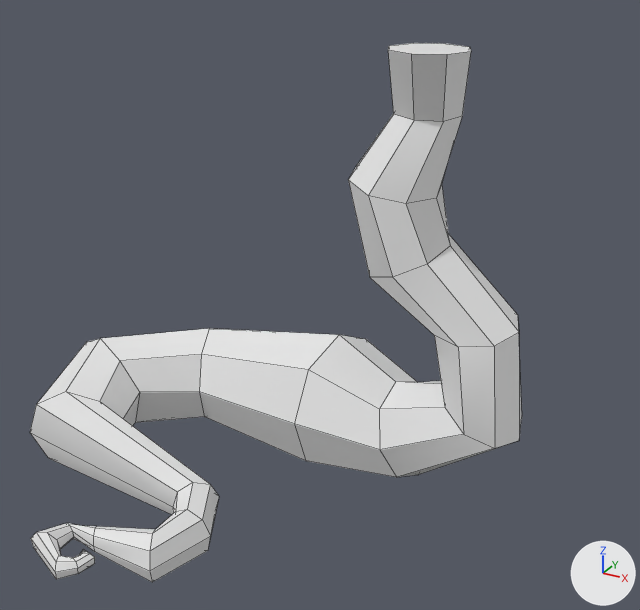
The Blender file _Art/Environment/WURZEL1.blend as it was, and as the next commit left it.
The view is the same before and after, from a 50 mm lens placed at (10.12, -16.73, 14.45), pointed at (0.58, 0.61, 5.78). Arrows for +X, +Y and +Z are at lower right; the lights stay in place. Mesh edges are drawn as thin lines.
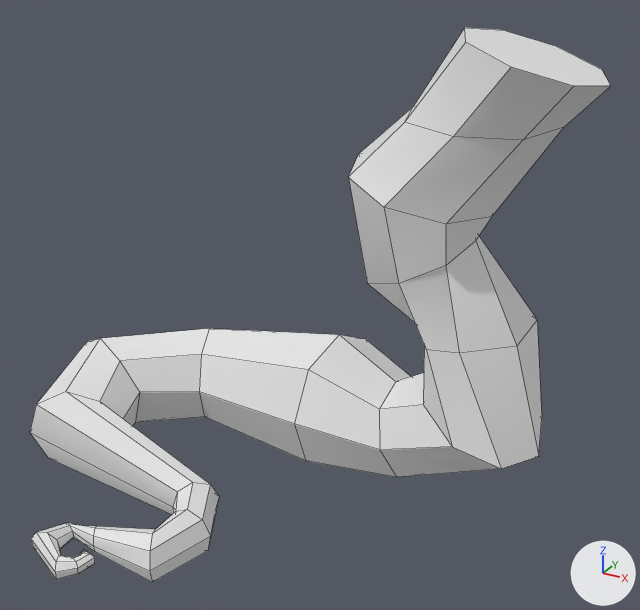
Commit message: Drei Blender Datein mit verschiedenen Wurzel Formen.

Boxes [x1, y1, x2, y2] around the edits, measured in the pictures (640 x 610 px; the box of a moved part takes in the faces that stretch with it):
'Cylinder', reshaped (18% wider): before [30, 43, 522, 582]; after [30, 28, 611, 582]
part 1 of me_cylinder_002, moved or reshaped: before [348, 43, 522, 477]; after [349, 28, 611, 477]

What the commit changed:
me_cylinder_002 is used by ob_cylinder; location (4.37, 2.76, 8.13).
me_cylinder_002 had 161 vertices, 161 faces and spanned x -12.18..0.93, y -7.95..1.79, z -8.15..3.55.
me_cylinder_002 now has 161 vertices, 161 faces and spans x -12.18..1.98, y -7.95..2.54, z -8.15..4.05.
me_cylinder_002 part 1: 48 of 161 vertices moved; they spanned x -3.99..0.93, y -1.36..1.47, z -5.78..3.55 and now span x -3.92..1.98, y -1.96..2.54, z -6.05..4.05; mean shift (0.82, -0.02, 0.03); largest move (-1.13, 0.0, 3.55) -> (1.98, 0.0, 3.05).
